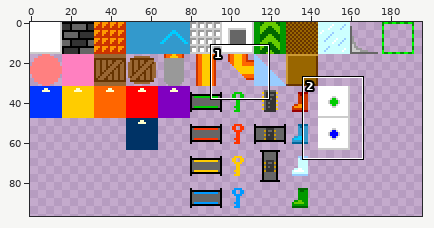
Sprite sheet -- pyg/tiles.png. The first picture is a wide view before the edit; the outline marks the close-up.
Close-up. Old version:
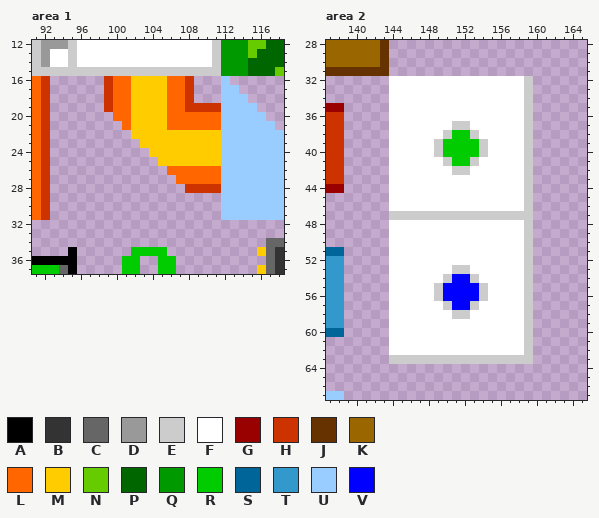
The file is 256x128 pixels. Shown: area 1: x 91..118, y 12..37; area 2: x 137..165, y 28..67. The wide view leaves out empty margins.
Palette (. is transparent): A #000000  B #333333  C #666666  D #999999  E #cccccc  F #ffffff  G #990000  H #cc3300  J #663300  K #996600  L #ff6600  M #ffcc00  N #66cc00  P #006600  Q #009900  R #00cc00  S #006699  T #3399cc  U #99ccff  V #0000ff
Pixels before, area 1, first column x 91:
12 EDDDEFFFFFFFFFFFFFFFEQQQNNPP
13 EDFFEFFFFFFFFFFFFFFFEQQQNPPP
14 EDFFEFFFFFFFFFFFFFFFEQQQPPPP
15 EEEEEEEEEEEEEEEEEEEEEQQQPPPN
16 LH......HLLMMMMLLH...U......
17 LH......HLLMMMMLLH...UU.....
18 LH......HLLMMMMLLH...UUU....
19 LH......HLLMMMMLLHHHHUUUU...
20 LH.......LLMMMMLLLLLLUUUUU..
21 LH........LMMMMLLLLLLUUUUUU.
22 LH.........MMMMMMMMMMUUUUUUU
23 LH..........MMMMMMMMMUUUUUUU
24 LH...........MMMMMMMMUUUUUUU
25 LH............MMMMMMMUUUUUUU
26 LH.............LLLLLLUUUUUUU
27 LH..............LLLLLUUUUUUU
28 LH...............HHHHUUUUUUU
29 LH...................UUUUUUU
30 LH...................UUUUUUU
31 LH...................UUUUUUU
32 ............................
33 ............................
34 ..........................CC
35 ....A......RRRR..........MCB
36 AAAAA.....RR..RR..........CB
37 RRRCA.....RR..RR.........MCB
Pixels before, area 2, first column x 137:
28 KKKKKKJ................
29 KKKKKKJ................
30 KKKKKKJ................
31 JJJJJJJ................
32 .......FFFFFFFFFFFFFFFE
33 .......FFFFFFFFFFFFFFFE
34 .......FFFFFFFFFFFFFFFE
35 GG.....FFFFFFFFFFFFFFFE
36 HH.....FFFFFFFFFFFFFFFE
37 HH.....FFFFFFFEEFFFFFFE
38 HH.....FFFFFFERREFFFFFE
39 HH.....FFFFFERRRREFFFFE
40 HH.....FFFFFERRRREFFFFE
41 HH.....FFFFFFERREFFFFFE
42 HH.....FFFFFFFEEFFFFFFE
43 HH.....FFFFFFFFFFFFFFFE
44 GG.....FFFFFFFFFFFFFFFE
45 .......FFFFFFFFFFFFFFFE
46 .......FFFFFFFFFFFFFFFE
47 .......EEEEEEEEEEEEEEEE
48 .......FFFFFFFFFFFFFFFE
49 .......FFFFFFFFFFFFFFFE
50 .......FFFFFFFFFFFFFFFE
51 SS.....FFFFFFFFFFFFFFFE
52 TT.....FFFFFFFFFFFFFFFE
53 TT.....FFFFFFFEEFFFFFFE
54 TT.....FFFFFFEVVEFFFFFE
55 TT.....FFFFFEVVVVEFFFFE
56 TT.....FFFFFEVVVVEFFFFE
57 TT.....FFFFFFEVVEFFFFFE
58 TT.....FFFFFFFEEFFFFFFE
59 TT.....FFFFFFFFFFFFFFFE
60 SS.....FFFFFFFFFFFFFFFE
61 .......FFFFFFFFFFFFFFFE
62 .......FFFFFFFFFFFFFFFE
63 .......EEEEEEEEEEEEEEEE
64 .......................
65 .......................
66 .......................
67 UU.....................
After the commit:
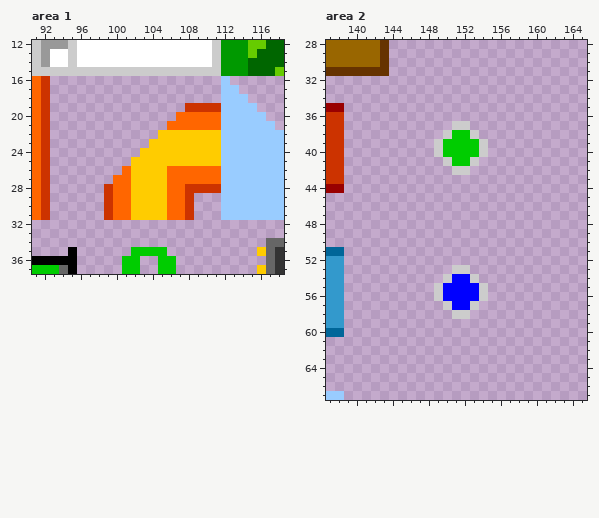
Changes in this commit:
Area 1:
There is now colour H in row 28 at x 99; in rows 29 to 31 at x 99 and 108.
There is now colour L in row 26 at x 101; in row 27 at x 100 to 101 and 106; in rows 28 to 31 at x 100 to 101 and 106 to 107.
There is now colour M in row 24 at x 103; in row 25 at x 102 to 104; in rows 26 to 31 at x 102 to 105.
The edit erases colour H in rows 16 to 18 at x 99 and 108; in row 19 at x 99.
The edit erases colour L in rows 16 to 19 at x 100 to 101 and 106 to 107; in row 20 at x 100 to 101 and 106; in row 21 at x 101.
The edit erases colour M in rows 16 to 21 at x 102 to 105; in row 22 at x 102 to 104; in row 23 at x 103.
Area 2:
The edit erases colour E in rows 32 to 46 at x 159; in row 47 at x 144 to 159; in rows 48 to 62 at x 159; in row 63 at x 144 to 159.
The edit erases colour F in rows 32 to 36 at x 144 to 158; in row 37 at x 144 to 150 and 153 to 158; in row 38 at x 144 to 149 and 154 to 158; in rows 39 to 40 at x 144 to 148 and 155 to 158; in row 41 at x 144 to 149 and 154 to 158; in row 42 at x 144 to 150 and 153 to 158.
The edit erases colour F in rows 43 to 46 at x 144 to 158; in rows 48 to 52 at x 144 to 158; in row 53 at x 144 to 150 and 153 to 158; in row 54 at x 144 to 149 and 154 to 158; in rows 55 to 56 at x 144 to 148 and 155 to 158; in row 57 at x 144 to 149 and 154 to 158.
The edit erases colour F in row 58 at x 144 to 150 and 153 to 158; in rows 59 to 62 at x 144 to 158.
